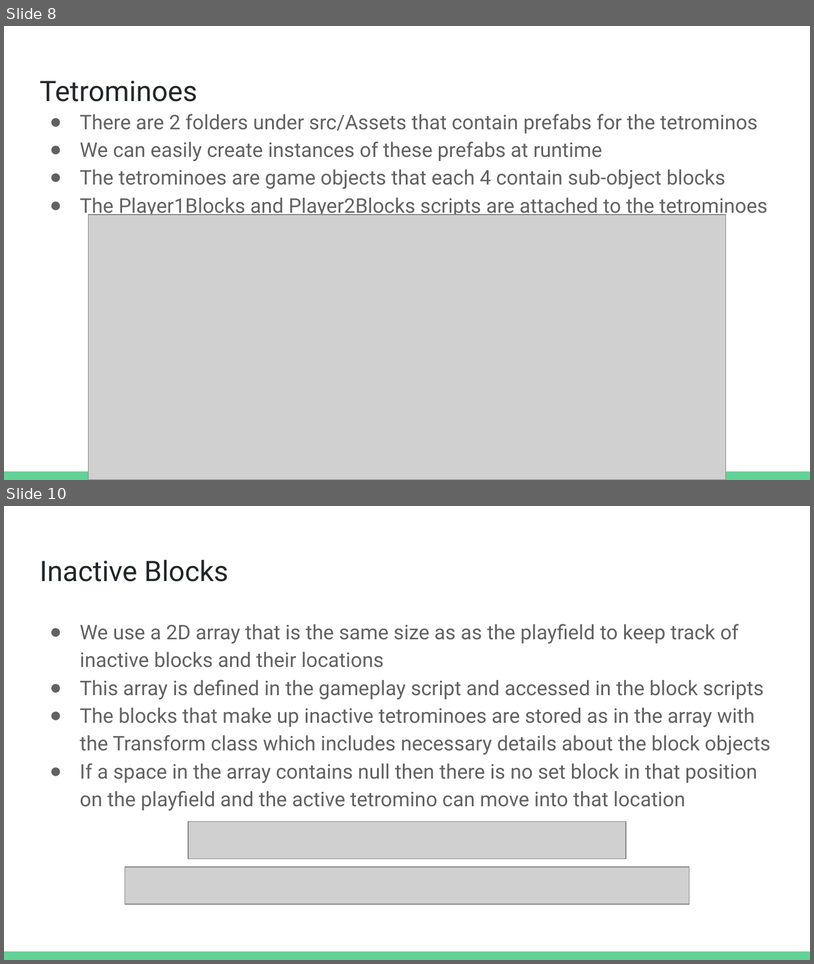
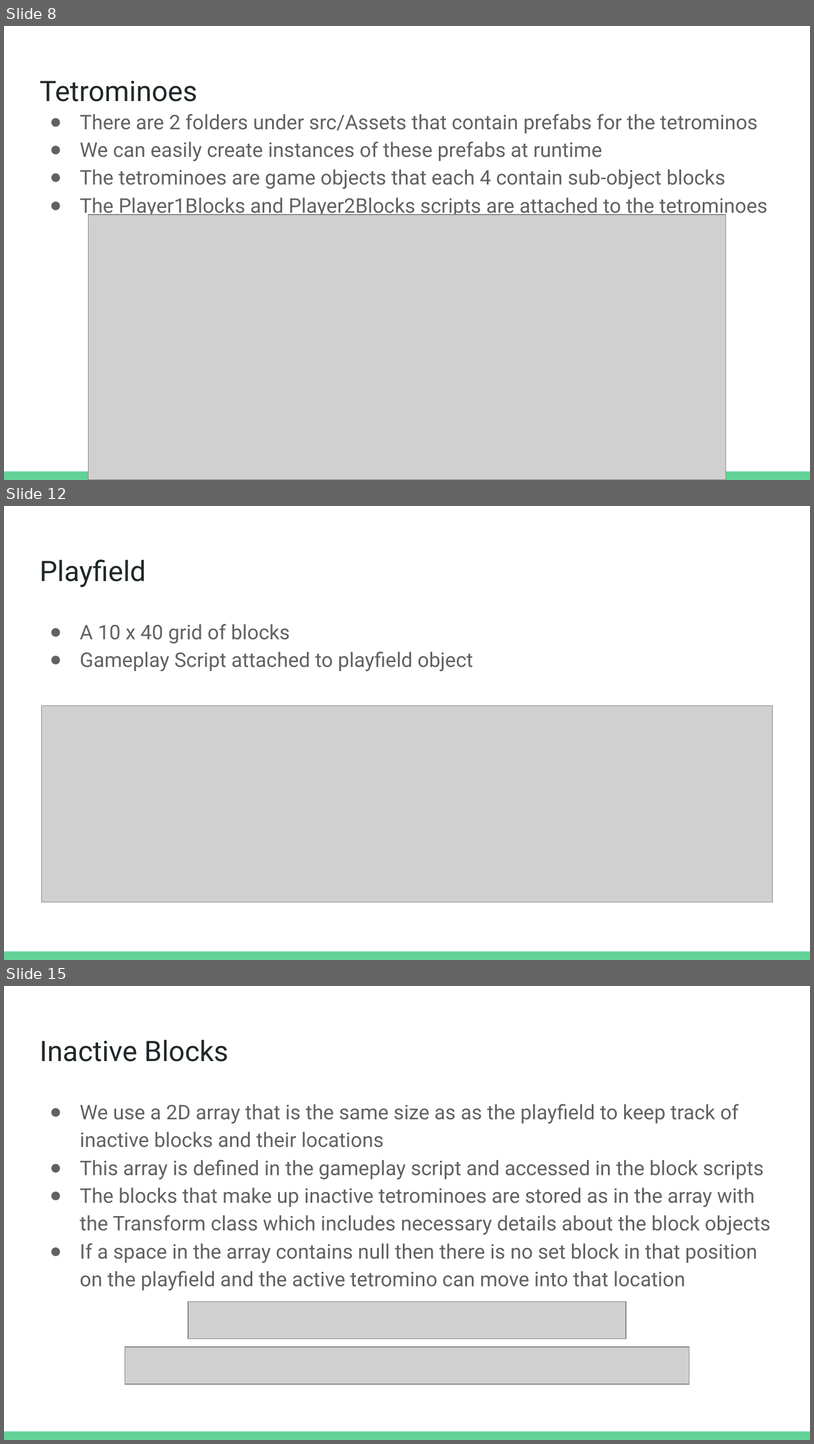
Before and after one commit to Caelanrw/TetrominoTussle, a slide deck: doc/ProjectArchitecture.pptx. Shown one above the other, each under a label of ours: slides 8 and 10 before the commit, slides 8, 12 and 15 after it; the slides between them are not shown. The pictures are 814x964 and 814x1444 pixels, drawn with LibreOffice and Linux fonts; fonts in the diff are those of the drawing; grey boxes stand for pictures. Boxes give left, top, right and bottom in pixels: in the first picture for what was removed or moved away, otherwise in the second. Text is boxed around its words. In the diff, an @@ line names an element or a change of style, - is before the commit and + after.

```diff
--- a/doc/ProjectArchitecture.pptx
+++ b/doc/ProjectArchitecture.pptx
@@ slide 12 added at [4,506,810,960], background #FFFFFF; not listed: 1 template element that a slide beside it also shows @@
@@ title added at [39,559,146,587], 25.2 pt, text #202729 @@
+Playfield
@@ text added at [80,624,473,671], 18 pt, text #616161 @@
+● A 10 x 40 grid of blocks
+● Gameplay Script attached to playfield object
@@ picture added at [41,705,773,902] @@
@@ what was slide 10 is now slide 15 @@
```
Also in this commit, not shown: 2 slides changed, 3 other slides added, 5 other files.
